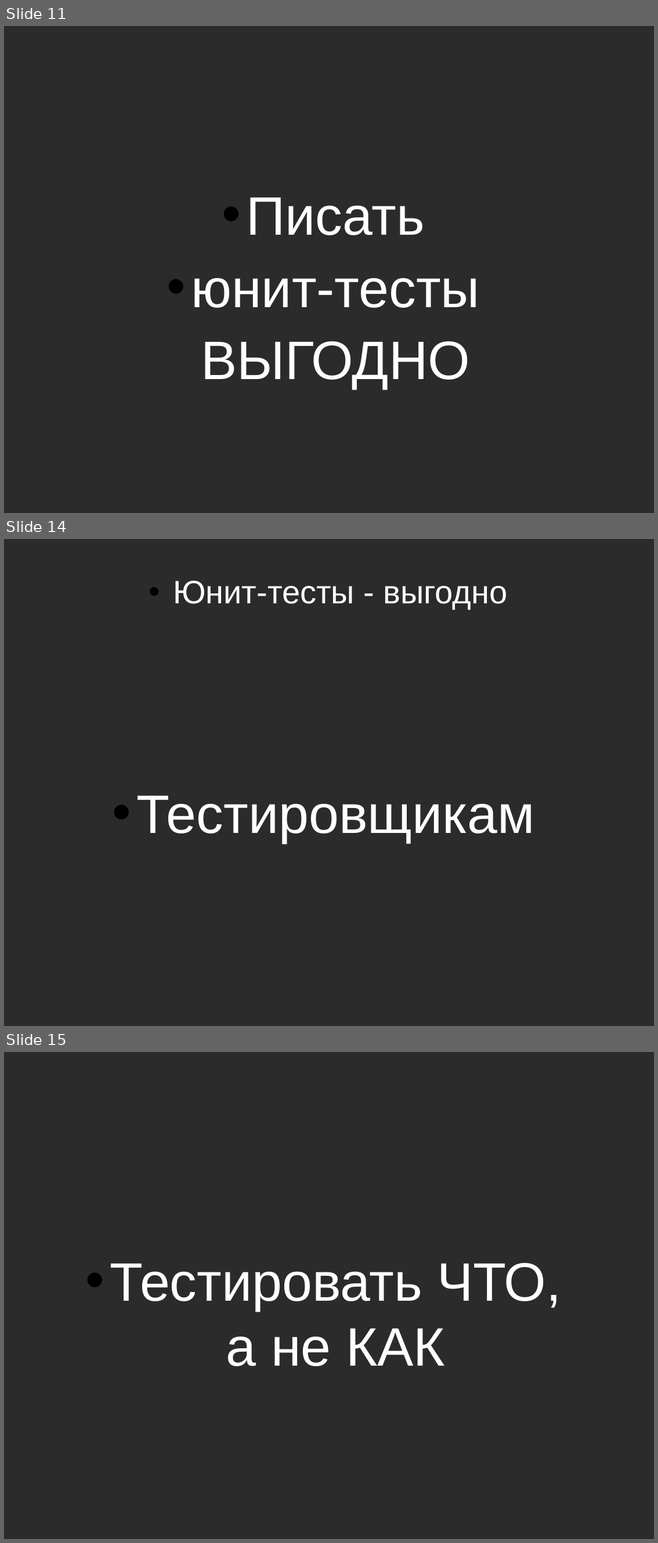
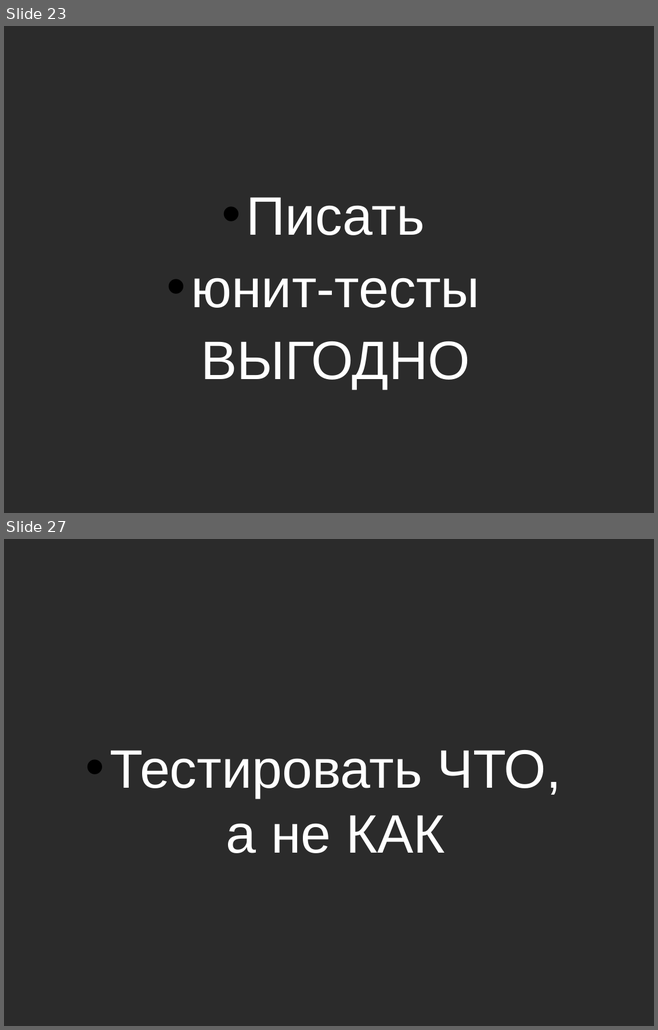
Before and after one commit to asolntsev/presentations, a slide deck: ui-tests/the_fast_and_the_continuous.seleniumcamp2014.odp. Shown one above the other, each under a label of ours: slides 11, 14 and 15 before the commit, slides 23 and 27 after it; the slides between them are not shown. The pictures are 658x1543 and 658x1030 pixels, drawn with LibreOffice and Linux fonts; fonts in the diff are those of the drawing; background and template pictures are left out; a plain dark background stands for a picture behind light text. Boxes give left, top, right and bottom in pixels: in the first picture for what was removed or moved away, otherwise in the second. Text is boxed around its words. In the diff, an @@ line names an element or a change of style, - is before the commit and + after.

```diff
--- a/ui-tests/the_fast_and_the_continuous.seleniumcamp2014.odp
+++ b/ui-tests/the_fast_and_the_continuous.seleniumcamp2014.odp
@@ slide 14 removed at [4, 539, 654, 1026], background picture (left out) @@
@@ text removed at [173, 581, 507, 609] @@
-• Юнит-тесты - выгодно
@@ text removed at [136, 795, 534, 843] @@
-• Тестировщикам
@@ what was slide 11 is now slide 23 @@
@@ what was slide 15 is now slide 27 @@
```
Also in this commit, not shown: 3 slides changed, 13 slides added.
